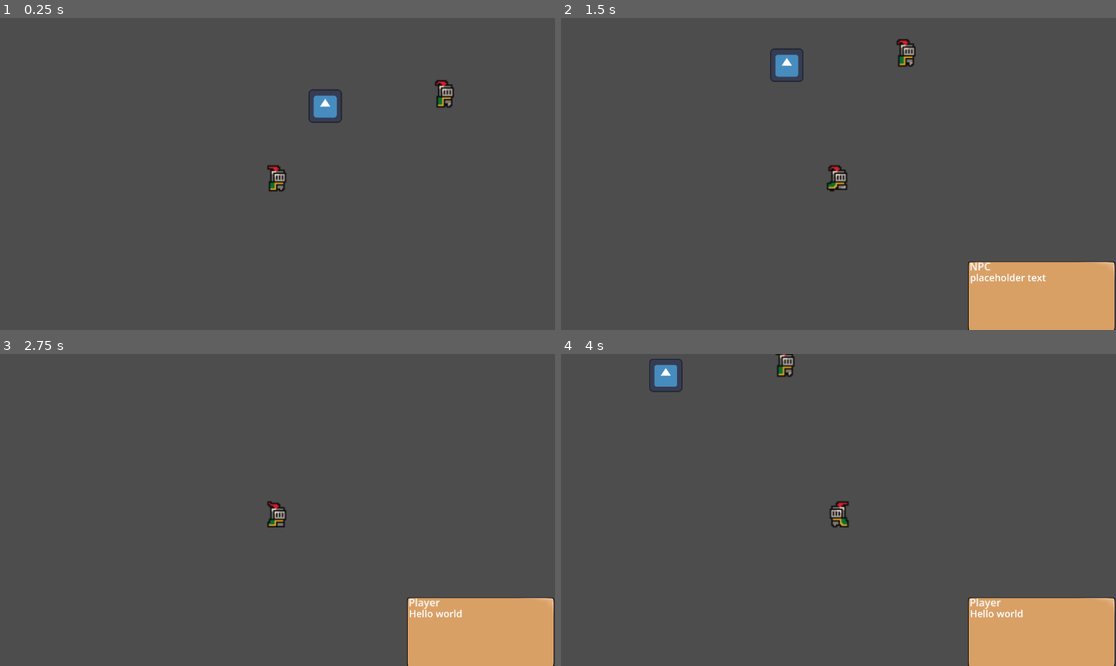
Above: before the commit, frames 1-4 (two rows, left to right).
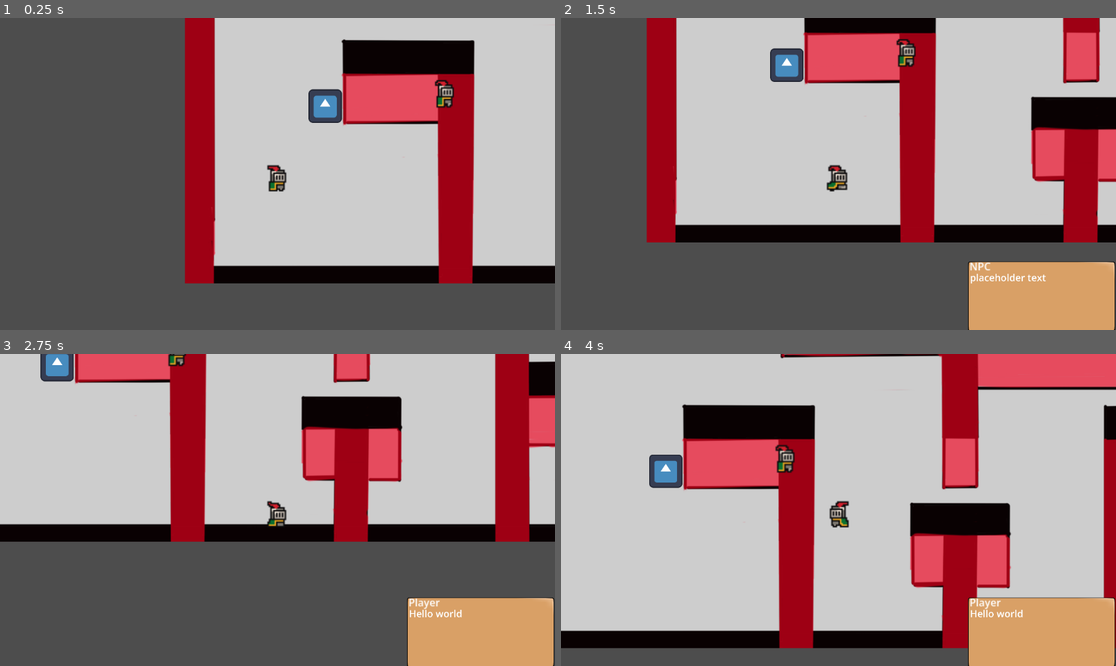
Above: after the commit, the same moments.

Repository: IvanGutsev/PlovdivGameJam2026
Game: Godot game, scene res://Scenes/main.tscn
Two runs of this game, one before a commit and one after it. Both use one fixed random seed, a clock stepped at 60 frames per second and the inputs below. The engine's default icon, where the game draws it, is replaced by a stand-in: a white triangle on a blue panel in a dark square.
Inputs:
- Up to frame 1 (0.25 s): no input
- Up to frame 2 (1.5 s): tap Enter (ui_accept) at 0.5, 0.77 s; hold D (right) 0.53-1.28 s; hold E (interact) 0.53-1.28 s; hold S (down) from 1.28 s (still down); tap M (mask and unmask) at 1.35 s
- Up to frame 3 (2.75 s): tap Enter (ui_accept) at 1.52, 2 s; release S (down) at 2.03 s; hold D (right) from 2.03 s (still down); hold E (interact) from 2.03 s (still down)
- Up to frame 4 (4 s): release D (right) at 2.78 s; release E (interact) at 2.78 s; hold W (up) 2.78-3.53 s; tap M (mask and unmask) at 2.85 s; tap Enter (ui_accept) at 3.02, 3.77 s; hold A (left) from 3.53 s (still down); hold E (interact) from 3.53 s (still down)

The runs differ from the first frame. In frame 1, 56% of the frame differs, in the area x 33-100%, y 0-86%; in frame 2, 60%; in frame 3, 60%; in frame 4, 89%, in the area x 0-100%, y 0-95%.

Commit message:
level-1-backup

Diff:
--- /dev/null
+++ b/Scenes/level_1.tscn
@@ -0,0 +1,31 @@
+[gd_scene format=3 uid="uid://deoe4m4qlfopx"]
+
+[ext_resource type="Texture2D" uid="uid://blyfnbsg67y58" path="res://Assets/map.png" id="1_vk57k"]
+
+[sub_resource type="RectangleShape2D" id="RectangleShape2D_xfk5q"]
+size = Vector2(20, 717.5)
+
+[sub_resource type="RectangleShape2D" id="RectangleShape2D_vk57k"]
+size = Vector2(682, 48.5)
+
+[node name="Level1" type="StaticBody2D" unique_id=187266163]
+
+[node name="Sprite2D" type="Sprite2D" parent="." unique_id=389125716]
+scale = Vector2(0.31, 0.31)
+texture = ExtResource("1_vk57k")
+
+[node name="CollisionShape2D3" type="CollisionShape2D" parent="." unique_id=1460196341]
+position = Vector2(-346, 10.25)
+shape = SubResource("RectangleShape2D_xfk5q")
+
+[node name="CollisionShape2D4" type="CollisionShape2D" parent="." unique_id=407091029]
+position = Vector2(347, 17)
+shape = SubResource("RectangleShape2D_xfk5q")
+
+[node name="CollisionShape2D" type="CollisionShape2D" parent="." unique_id=1394279422]
+position = Vector2(-3, -323.25)
+shape = SubResource("RectangleShape2D_vk57k")
+
+[node name="CollisionShape2D2" type="CollisionShape2D" parent="." unique_id=288776296]
+position = Vector2(1, 362)
+shape = SubResource("RectangleShape2D_vk57k")
--- a/Scenes/main.tscn
+++ b/Scenes/main.tscn
@@ -1,11 +1,15 @@
 [gd_scene format=3 uid="uid://c6fu772o7gj20"]
 
 [ext_resource type="PackedScene" uid="uid://bngdwclfakgcw" path="res://Scenes/player.tscn" id="1_jjgbg"]
+[ext_resource type="PackedScene" uid="uid://deoe4m4qlfopx" path="res://Scenes/level_1.tscn" id="1_kry3j"]
 [ext_resource type="PackedScene" uid="uid://nqdnb6sw600a" path="res://Scenes/npc.tscn" id="2_bo1nx"]
 [ext_resource type="PackedScene" uid="uid://emfqptl31amd" path="res://Dialogue/dialogue_box.tscn" id="3_8gbba"]
 [ext_resource type="PackedScene" uid="uid://dv5yvhciupxu5" path="res://Scenes/mask.tscn" id="4_jjvhh"]
 
 [node name="Main" type="Node2D" unique_id=158342298]
+
+[node name="Level1" parent="." unique_id=187266163 instance=ExtResource("1_kry3j")]
+position = Vector2(292, -272)
 
 [node name="Player" parent="." unique_id=1397783346 instance=ExtResource("1_jjgbg")]
 
